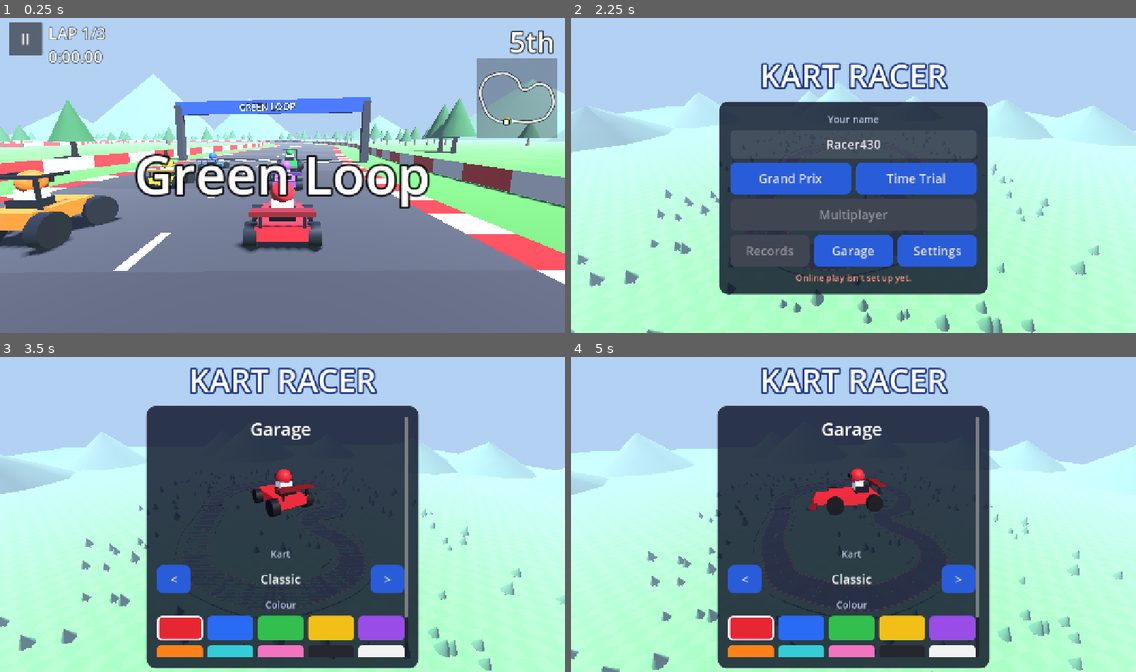
Above: before the commit, frames 1-4 (two rows, left to right).
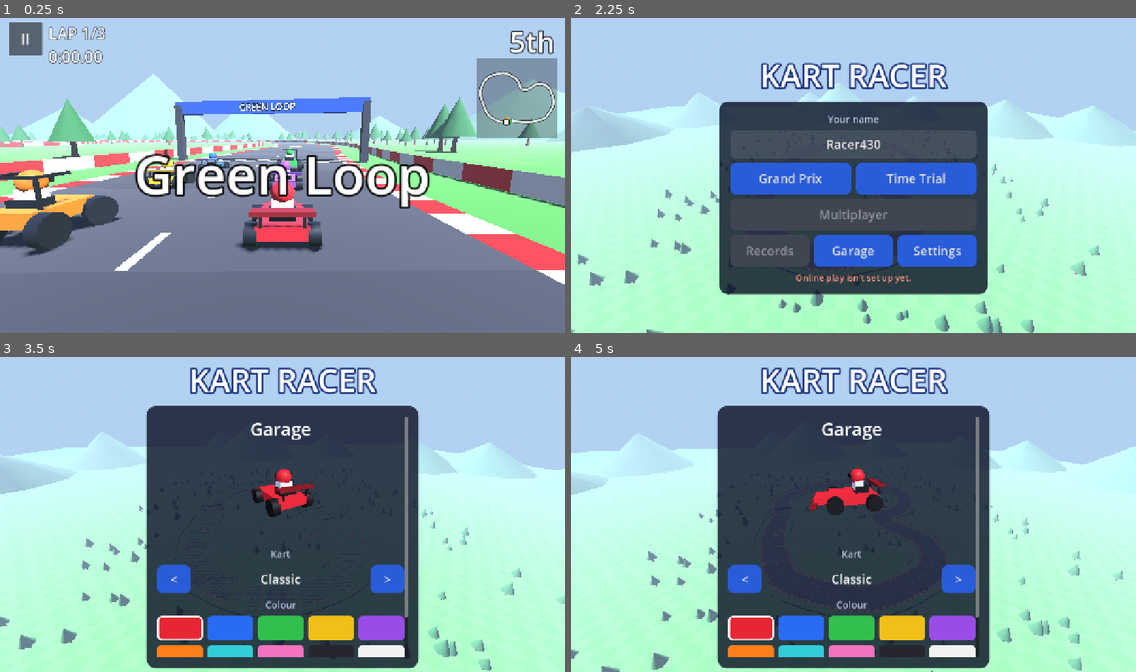
Above: after the commit, the same moments.

Repository: mikejhenry/Kart-racer
Game: Godot game, scene res://race.tscn
Two runs of this game, one before a commit and one after it. Both use one fixed random seed, a clock stepped at 60 frames per second and the inputs below. This scene is started directly instead of the project's main scene.
Inputs (mouse positions are in pixels of both pictures, inside the frame that each line leads up to):
- Up to frame 1 (0.25 s): no input
- Up to frame 2 (2.25 s): move the mouse to (977, 159) at 0.52 s; hold D (steer_right) 0.53-1.25 s; hold Space (drift) 0.53-1.25 s; click (977, 159) at 0.67 s; click "II" at 1.25 s; click "Main menu" at 2 s
- Up to frame 3 (3.5 s): click "Garage" at 2.75 s
- Up to frame 4 (5 s): move the mouse to (740, 530) at 3.52 s; hold S (brake) 3.53-4.28 s; tap E (use_item) at 3.6 s; move the mouse to (910, 442) at 4.27 s; hold D (steer_right) from 4.28 s (still down); tap Shift at 4.35 s

The runs differ from the first frame. In frame 1, 0.4% of the frame differs, in the area x 0-100%, y 18-85%; in frame 2, 0.2%; in frame 3, 0.1%; in frame 4, 0.2%.

Commit message:
Smooth motion: physics interpolation and a curved ghost path
Karts and the camera move in 60 Hz physics steps, which stutters on
90/120 Hz phones and with uneven browser frame timing. Physics
interpolation now draws them between steps (on by default, with a
Smooth motion switch in Settings to compare). The time trial ghost
follows a Catmull-Rom curve through its 10 Hz samples instead of
straight segments.

Co-Authored-By: Claude Opus 5.5 <noreply@anthropic.com>
Claude-Session: https://claude.ai/code/session_01NKv6ezU657D98ByHLNrEgd

Diff:
--- a/project.godot
+++ b/project.godot
@@ -29,6 +29,7 @@
 [physics]
 
 common/physics_ticks_per_second=60
+common/physics_interpolation=true
 
 [rendering]
 
--- a/scripts/chase_camera.gd
+++ b/scripts/chase_camera.gd
@@ -19,6 +19,7 @@
 		return
 	global_position = _desired_position()
 	look_at(_look_point(), Vector3.UP)
+	reset_physics_interpolation()
 
 
 func _physics_process(delta: float) -> void:
--- a/scripts/game.gd
+++ b/scripts/game.gd
@@ -29,6 +29,7 @@
 var music_volume := 0.6
 var sfx_volume := 0.9
 var vibration := true
+var smooth_motion := true   ## Physics interpolation: smooth movement on any screen refresh rate
 var tilt_enabled := false
 var tilt_range := 30.0       ## Degrees of tilt for full steering lock
 var tilt_invert := false
@@ -43,6 +44,7 @@
 func _ready() -> void:
 	process_mode = Node.PROCESS_MODE_ALWAYS
 	_load_settings()
+	_apply_smooth_motion()
 	Net.race_started.connect(_on_race_started)
 	if tilt_enabled:
 		GameInput.set_tilt_wanted(true)
@@ -157,6 +159,8 @@
 	set(key, value)
 	if key == "tilt_enabled":
 		GameInput.set_tilt_wanted(bool(value))
+	if key == "smooth_motion":
+		_apply_smooth_motion()
 	if key in ["music_volume", "sfx_volume"]:
 		Sfx.apply_volumes()
 	_save_settings()
@@ -184,6 +188,7 @@
 	music_volume = float(cfg.get_value("settings", "music_volume", 0.6))
 	sfx_volume = float(cfg.get_value("settings", "sfx_volume", 0.9))
 	vibration = bool(cfg.get_value("settings", "vibration", true))
+	smooth_motion = bool(cfg.get_value("settings", "smooth_motion", true))
 	tilt_enabled = bool(cfg.get_value("controls", "tilt_enabled", false))
 	tilt_range = float(cfg.get_value("controls", "tilt_range", 30.0))
 	tilt_invert = bool(cfg.get_value("controls", "tilt_invert", false))
@@ -207,8 +212,16 @@
 	cfg.set_value("settings", "music_volume", music_volume)
 	cfg.set_value("settings", "sfx_volume", sfx_volume)
 	cfg.set_value("settings", "vibration", vibration)
+	cfg.set_value("settings", "smooth_motion", smooth_motion)
 	cfg.set_value("controls", "tilt_enabled", tilt_enabled)
 	cfg.set_value("controls", "tilt_range", tilt_range)
 	cfg.set_value("controls", "tilt_invert", tilt_invert)
 	cfg.set_value("online", "session", _session)
 	cfg.save(SETTINGS_PATH)
+
+
+## Karts move in fixed 60 Hz physics steps. Physics interpolation draws them
+## between steps, so movement stays smooth when the screen refreshes at a
+## different rate (90/120 Hz phones) or the browser's frame timing wobbles.
+func _apply_smooth_motion() -> void:
+	get_tree().physics_interpolation = smooth_motion
--- a/scripts/item_box.gd
+++ b/scripts/item_box.gd
@@ -41,6 +41,8 @@
 	add_child(_label)
 
 	_t = randf() * TAU
+	# Spun every frame in _process, so it needs no physics interpolation.
+	_mesh.physics_interpolation_mode = Node.PHYSICS_INTERPOLATION_MODE_OFF
 	body_entered.connect(_on_body_entered)
 
 
--- a/scripts/kart.gd
+++ b/scripts/kart.gd
@@ -429,6 +429,7 @@
 func place_at(offset: float, lateral: float) -> void:
 	var tf: Transform3D = track.frame_at(offset)
 	global_transform = Transform3D(tf.basis, tf.origin + tf.basis.x * lateral + Vector3.UP * 0.2)
+	reset_physics_interpolation()
 	velocity = Vector3.ZERO
 	speed = 0.0
 	drifting = false
@@ -472,6 +473,7 @@
 	if _snaps.is_empty():
 		global_position = pos
 		rotation.y = d[3]
+		reset_physics_interpolation()
 	_snaps.append([sent_at, pos, float(d[3])])
 	while _snaps.size() > 30:
 		_snaps.pop_front()
--- a/scripts/menu.gd
+++ b/scripts/menu.gd
@@ -177,6 +177,7 @@
 	cam.fov = 45.0
 	viewport.add_child(cam)
 	_preview_holder = Node3D.new()
+	_preview_holder.physics_interpolation_mode = Node.PHYSICS_INTERPOLATION_MODE_OFF
 	viewport.add_child(_preview_holder)
 	_box.add_child(container)
 	_rebuild_preview()
@@ -245,6 +246,12 @@
 		Game.vibrate(80))
 	_box.add_child(buzz)
 
+	var smooth := CheckButton.new()
+	smooth.text = "Smooth motion"
+	smooth.button_pressed = Game.smooth_motion
+	smooth.toggled.connect(func(on): Game.set_value("smooth_motion", on))
+	_box.add_child(smooth)
+
 	var tilt := CheckButton.new()
 	tilt.text = "Tilt to steer"
 	tilt.button_pressed = Game.tilt_enabled
--- a/scripts/race.gd
+++ b/scripts/race.gd
@@ -188,6 +188,7 @@
 	if holder != "":
 		ghost.show_name_tag(holder)
 	_place_ghost(race_time)
+	ghost.reset_physics_interpolation()
 
 
 func _spawn_online() -> void:
@@ -251,6 +252,7 @@
 		var d: Array = me.d
 		player.global_position = Vector3(d[0], float(d[1]) + 0.3, d[2])
 		player.rotation.y = d[3]
+		player.reset_physics_interpolation()
 		player.progress = d[5]
 		player.prev_offset = track.get_offset(player.global_position)
 		player.current_offset = player.prev_offset
@@ -593,10 +595,14 @@
 	if i >= _ghost_frames.size() - 1:
 		ghost.visible = false
 		return
+	# Frames are 0.1 s apart: a smooth curve through them (Catmull-Rom)
+	# avoids the ghost cornering in visible straight segments.
+	var p0 := _ghost_point(_ghost_frames[maxi(i - 1, 0)])
 	var a := _ghost_point(_ghost_frames[i])
 	var b := _ghost_point(_ghost_frames[i + 1])
+	var p3 := _ghost_point(_ghost_frames[mini(i + 2, _ghost_frames.size() - 1)])
 	var w := f - i
-	ghost.global_position = (a[0] as Vector3).lerp(b[0], w)
+	ghost.global_position = (a[0] as Vector3).cubic_interpolate(b[0], p0[0], p3[0], w)
 	ghost.rotation.y = lerp_angle(a[1], b[1], w)
 	# Fade the ghost out up close so driving through it reads as passing,
 	# not a hit (it never collides).
